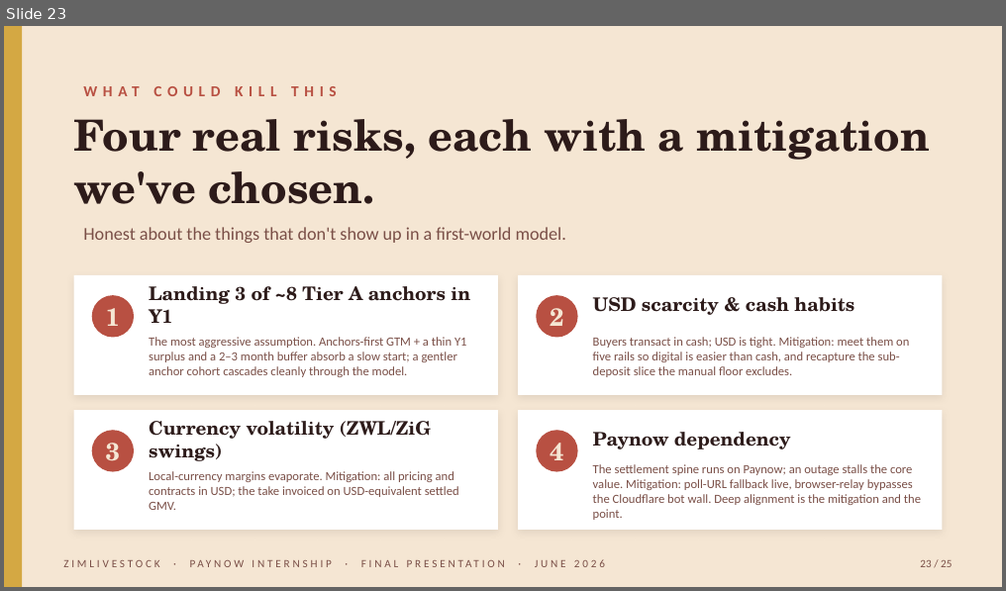
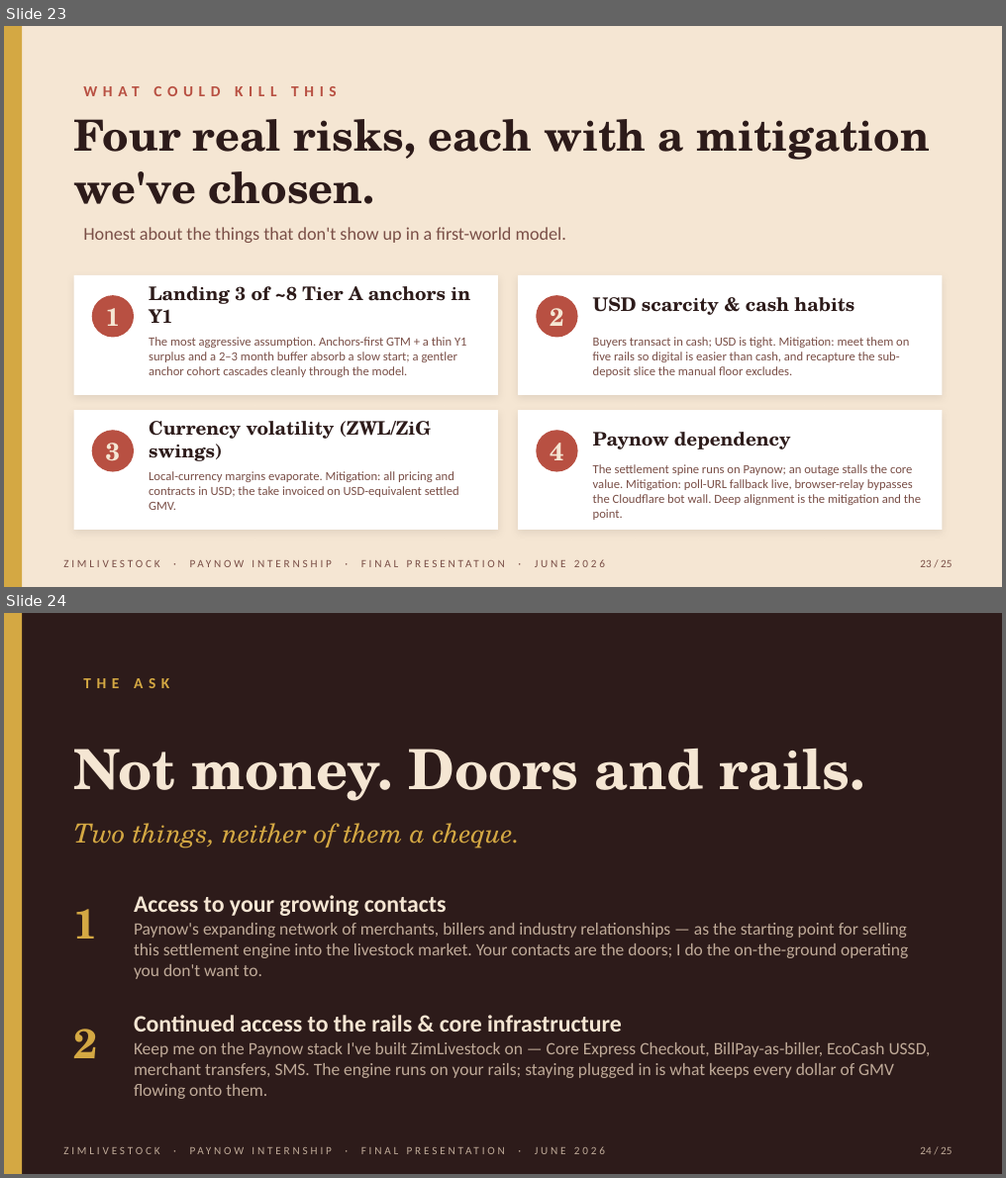
Before and after one commit to muudzo/livestockl, a slide deck: deliverables/internship-return/zimlivestock-final-presentation.pptx. Shown one above the other, each under a label of ours: slide 23 before the commit, slides 23 and 24 after it. The pictures are 1006x591 and 1006x1178 pixels, drawn with LibreOffice and Linux fonts; fonts in the diff are those of the drawing. Boxes give left, top, right and bottom in pixels: in the first picture for what was removed or moved away, otherwise in the second. Text is boxed around its words. In the diff, an @@ line names an element or a change of style, - is before the commit and + after.

```diff
--- a/deliverables/internship-return/zimlivestock-final-presentation.pptx
+++ b/deliverables/internship-return/zimlivestock-final-presentation.pptx
@@ slide 24 added at <box>4,613,1002,1174</box>, background #2D1B1A @@
@@ rectangle added at <box>4,613,22,1173</box>, fill #D4A843 @@
@@ text added at <box>83,678,169,688</box>, 11 pt, text #D4A843, bold @@
+THE ASK
@@ text added at <box>74,748,865,801</box>, 40 pt, text #F5E6D3, bold @@
+Not money. Doors and rails.
@@ text added at <box>74,823,521,849</box>, 19 pt, text #D4A843, italic @@
+Two things, neither of them a cheque.
@@ text added at <box>74,909,98,939</box>, 30 pt, text #D4A843, bold @@
+1
@@ text added at <box>134,895,908,979</box>, 12.5 pt, text #BFAA98 @@
+Access to your growing contacts
+Paynow's expanding network of merchants, billers and industry relationships — as the starting point for selling this settlement engine into the livestock market. Your contacts are the doors; I do the on-the-ground operating you don't want to.
@@ text added at <box>134,1015,931,1099</box>, 12.5 pt, text #BFAA98 @@
+Continued access to the rails & core infrastructure
+Keep me on the Paynow stack I've built ZimLivestock on — Core Express Checkout, BillPay-as-biller, EcoCash USSD, merchant transfers, SMS. The engine runs on your rails; staying plugged in is what keeps every dollar of GMV flowing onto them.
@@ text added at <box>74,1029,98,1059</box>, 30 pt, text #D4A843, bold @@
+2
@@ text added at <box>63,1147,605,1155</box>, 8 pt, text #BFAA98 @@
+ZIMLIVESTOCK · PAYNOW INTERNSHIP · FINAL PRESENTATION · JUNE 2026
@@ text added at <box>920,1148,951,1155</box>, 8 pt, text #BFAA98 @@
+24 / 25
```
Also in this commit, not shown: 3 slides changed, 1 slide removed, 1 other file.
